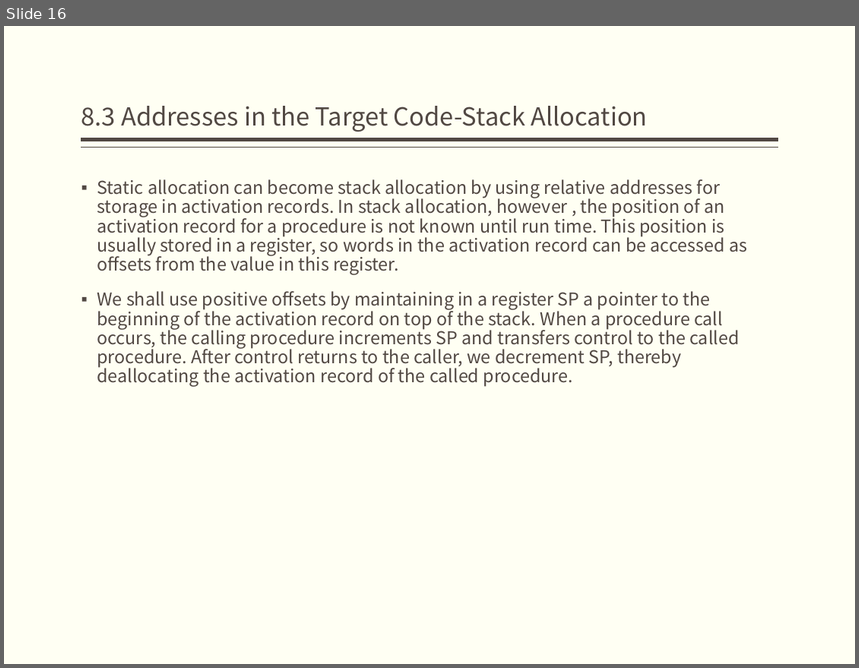
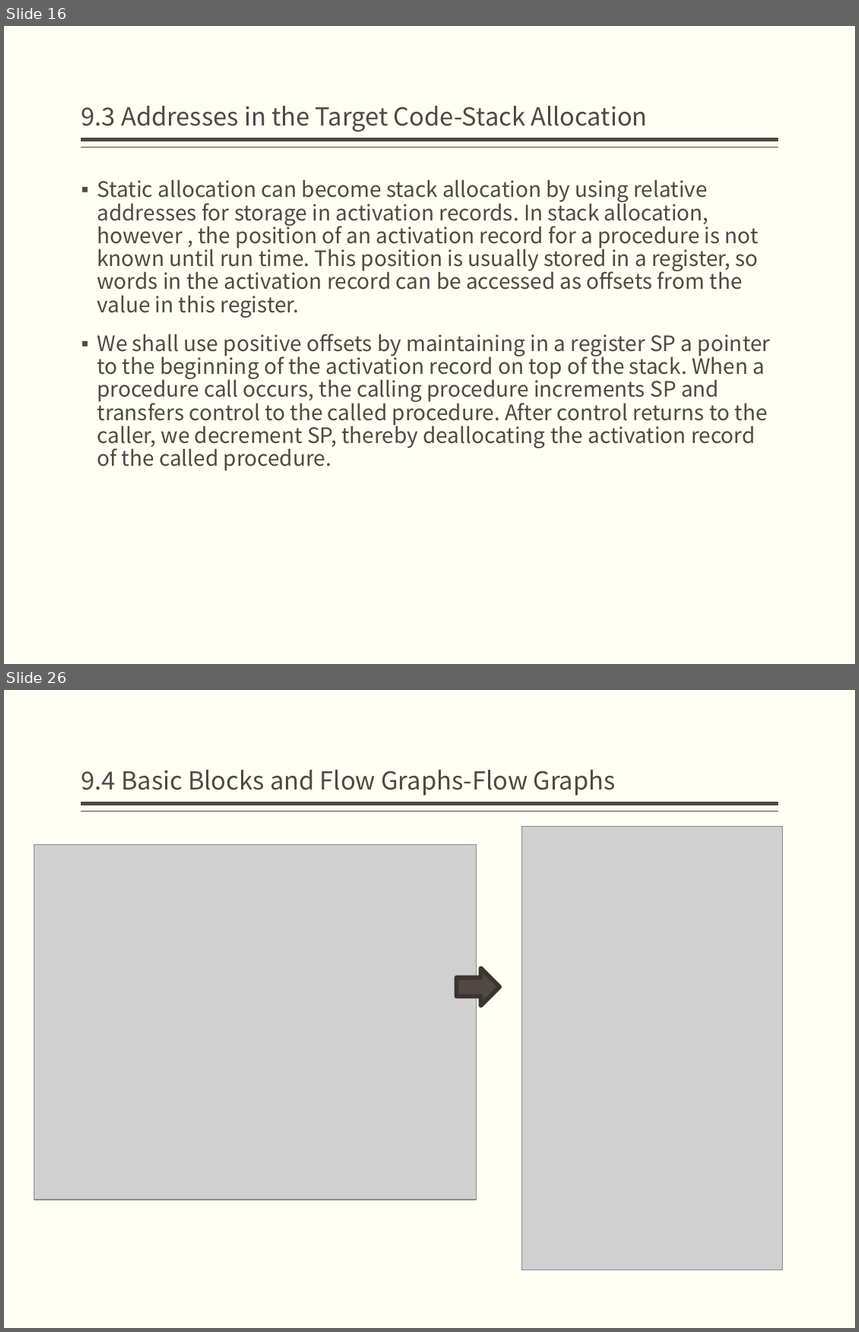
Before and after one commit to jz81/jz81.github.io, a slide deck: course/compiler/lecture/(Spring2020)Lecture9.pptx. Shown one above the other, each under a label of ours: slide 16 before the commit, slides 16 and 26 after it; the slides between them are not shown. The pictures are 859x668 and 859x1332 pixels, drawn with LibreOffice and Linux fonts; fonts in the diff are those of the drawing; grey boxes stand for pictures. Boxes give left, top, right and bottom in pixels: in the first picture for what was removed or moved away, otherwise in the second. Text is boxed around its words. In the diff, an @@ line names an element or a change of style, - is before the commit and + after.

```diff
--- a/course/compiler/lecture/(Spring2020)Lecture9.pptx
+++ b/course/compiler/lecture/(Spring2020)Lecture9.pptx
@@ slide 26 added at (4,690,855,1328), background #FFFFF3; not listed: 2 template elements that a slide beside it also shows @@
@@ title added at (82,770,616,796), 21 pt, text #514843 @@
+9.4 Basic Blocks and Flow Graphs-Flow Graphs
@@ picture added at (34,845,477,1200) @@
@@ picture added at (522,827,783,1271) @@
@@ right arrow added at (457,968,500,1006), fill #514843, outline #3C3532 3.78 pt @@
@@ slide 16 changed as well @@
@@ title at (82,106,648,132): text changed @@
-8.3 Addresses in the Target Code-Stack Allocation
+9.3 Addresses in the Target Code-Stack Allocation
@@ text "Static allocation can become stack ..." at (97,180,771,471): size 15 to 18 pt @@
```
Also in this commit, not shown: 8 other slides changed, 10 other slides added.
